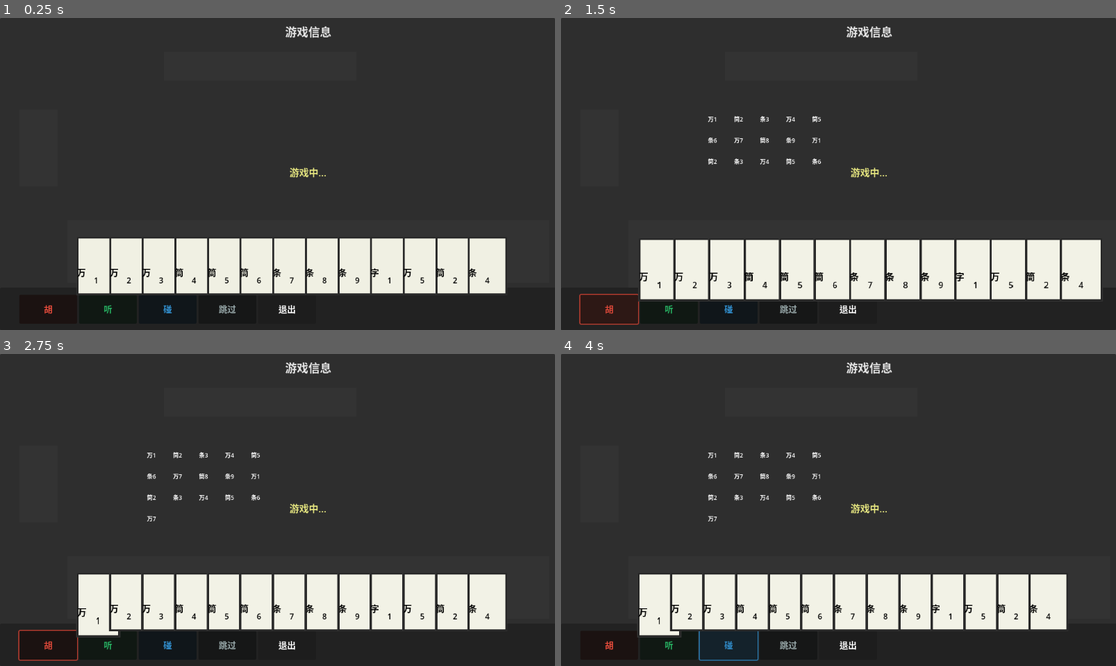
Above: before the commit, frames 1-4 (two rows, left to right).
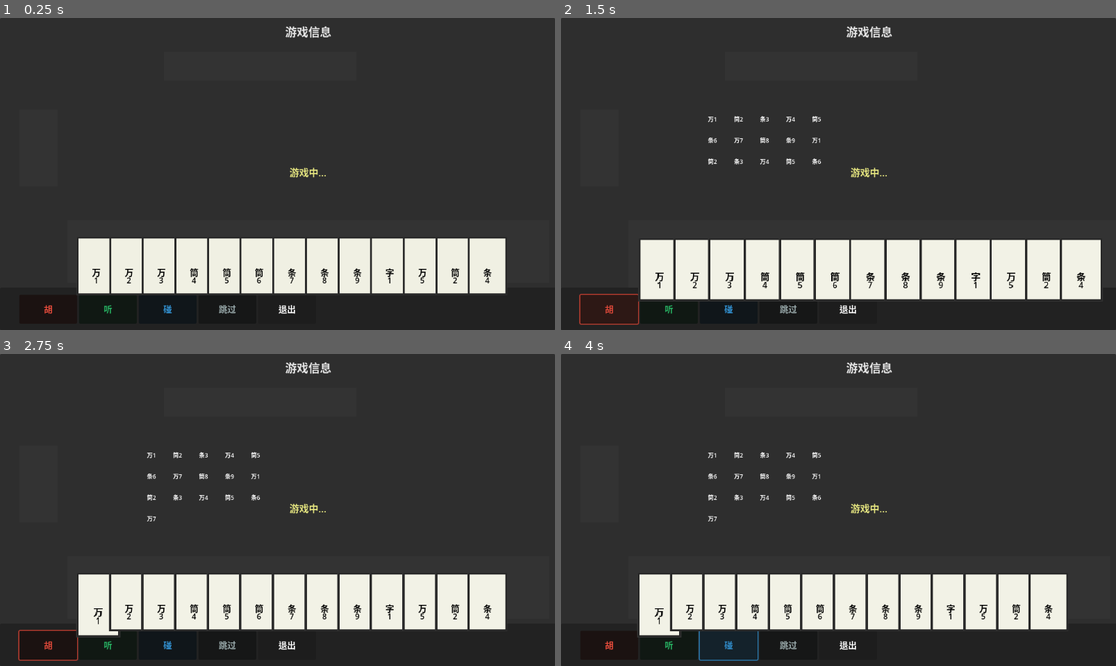
Above: after the commit, the same moments.

Repository: azhongxiansheng/mahjong-game
Game: Godot game, scene res://scenes/main.tscn
The game is run twice, just before and just after one commit, with the same random seed, the same clock (stepped at 60 frames per second) and the same inputs.
Inputs (mouse positions are in pixels of both pictures, inside the frame that each line leads up to):
- Up to frame 1 (0.25 s): no input
- Up to frame 2 (1.5 s): tap Enter at 0.5 s; move the mouse to (655, 264) at 0.52 s; hold D 0.53-1.25 s; tap 1 at 0.6 s; click (655, 264) at 0.67 s; click "胡" at 1.25 s
- Up to frame 3 (2.75 s): move the mouse to (99, 603) at 2.02 s; tap 2 at 2.1 s; click (99, 603) at 2.17 s
- Up to frame 4 (4 s): click "听" at 2.75 s; click "碰" at 3.5 s

The runs differ from the first frame. In frame 1, 0.7% of the frame differs, in the area x 14-89%, y 80-84%; in frame 2, 0.8%, in the area x 14-95%, y 81-85%; in frame 3, 0.7%; in frame 4, 0.7%.
Error before the commit: Invalid call. Nonexistent function 'set_text_alignment' in base 'Label'. (res://scripts/card_tile.gd:62)

Commit message:
fix: correct Label text alignment method in CardTile

Diff:
--- a/godot/scripts/card_tile.gd
+++ b/godot/scripts/card_tile.gd
@@ -44,7 +44,7 @@
 		card_label.offset_top = -70
 		card_label.size = Vector2(80, 50)
 		card_label.add_theme_font_size_override("font_size", 32)
-		card_label.set_text_alignment(HORIZONTAL_ALIGNMENT_CENTER)
+		card_label.horizontal_alignment = HORIZONTAL_ALIGNMENT_CENTER
 		print("[CardTile] 动态创建 Label 节点")
 	else:
 		card_label = $Label
@@ -59,7 +59,7 @@
 		suit_label.offset_top = 0
 		suit_label.size = Vector2(80, 50)
 		suit_label.add_theme_font_size_override("font_size", 18)
-		suit_label.set_text_alignment(HORIZONTAL_ALIGNMENT_CENTER)
+		suit_label.horizontal_alignment = HORIZONTAL_ALIGNMENT_CENTER
 		print("[CardTile] 动态创建 SuitLabel 节点")
 	else:
 		suit_label = $SuitLabel
